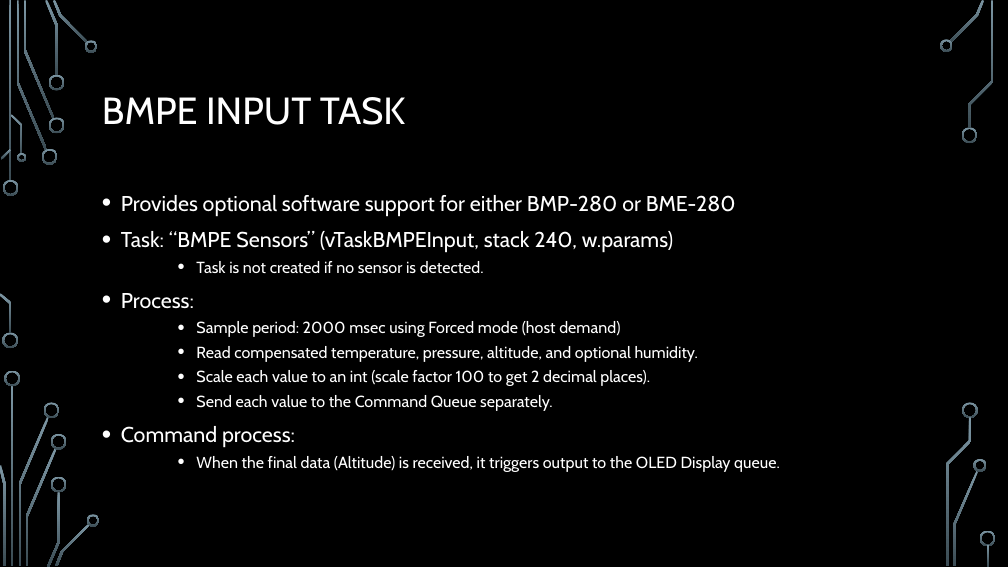
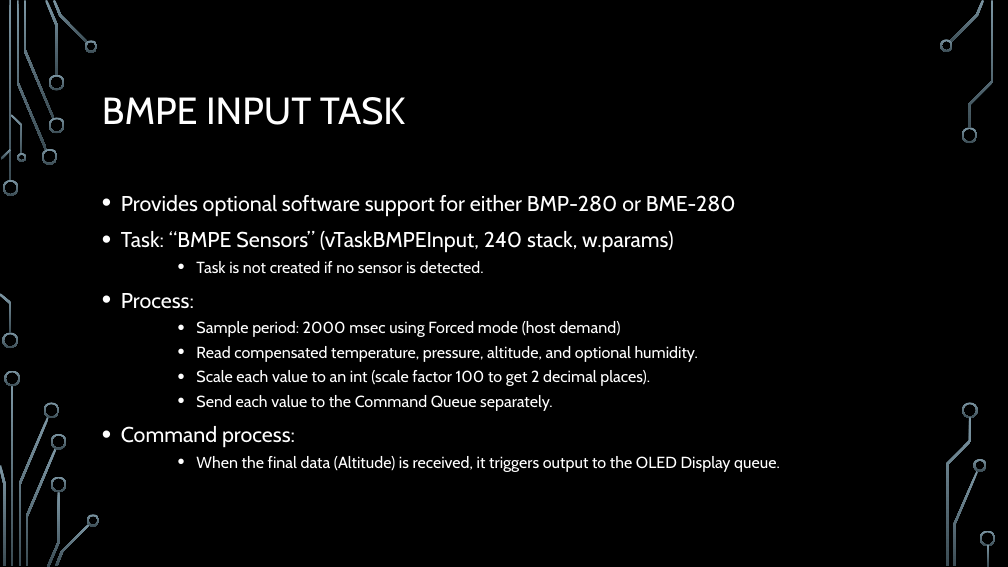
Before and after one commit to EmbeddedSystemClass/FinalProject5381, a slide deck: slide 29 of Final Project 5381.pptx (slide 28 before the commit). Drawn at 1008x567 pixels with LibreOffice and Linux fonts; fonts in the diff are those of the drawing; background and template pictures are left out. Boxes give left, top, right and bottom in pixels: in the first picture for what was removed or moved away, otherwise in the second. Text is boxed around its words. In the diff, an @@ line names an element or a change of style, - is before the commit and + after.

```diff
--- a/Final Project 5381.pptx
+++ b/Final Project 5381.pptx
@@ text at bbox=[121, 231, 673, 253]: text changed @@
-• Task: “BMPE Sensors” (vTaskBMPEInput, stack 240, w.params)
+• Task: “BMPE Sensors” (vTaskBMPEInput, 240 stack, w.params)
```
Also in this commit, not shown: 3 other slides changed, 1 slide added.
